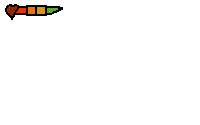
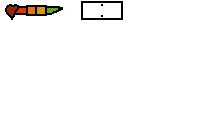
Layered file, before and after one edit (200×125). Changes by layer:
added group "Clock" with 12 layers above "HP Bar" over bbox(81, 1, 123, 20)
added layer "Colon" in group "Clock" over bbox(101, 4, 103, 17)
added layer "Outline" (1st of 2, in "Clock") in group "Clock" over bbox(81, 1, 123, 20)
